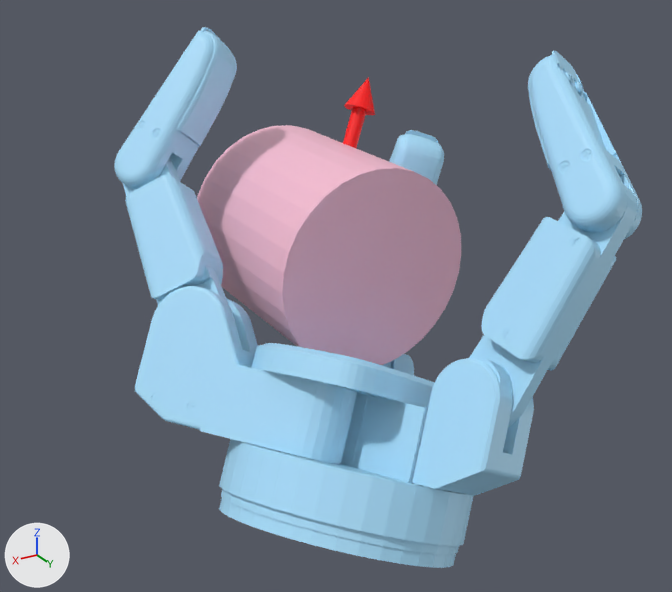
The glTF model static/assets/cond/Barrett/contactdb+cylinder_medium/8.glb as it was, and as the next commit left it.
Both versions are drawn from a 50 mm camera at (0.18, 0.311, 0.13) aimed at (0.01, 0.027, -0.012). Arrows for +X, +Y and +Z are at lower left; the lights stay in place. Where no turn or scale is listed for an object, it has been applied to the vertices. Vertices at the same position are counted once.

The older version as bpy lines, for what is in view:
```python
me_cylinder_medium_stl = bpy.data.meshes.new('cylinder_medium.stl')
me_cylinder_medium_stl.from_pydata(...)  # a 32-sided cylinder along y spanning x -0.04..0.04, y -0.04..0.04, z -0.04..0.04
me_cylinder_medium_stl.materials.append(mat_defaultmaterial)
me_geometry_1 = bpy.data.meshes.new('geometry_1')
me_geometry_1.from_pydata(...)  # 8696 vertices, 17330 faces; spans x -0.081..0.092, y -0.047..0.126, z -0.102..0.084
me_geometry_1.materials.append(mat_defaultmaterial_001)
me_geometry_2 = bpy.data.meshes.new('geometry_2')
me_geometry_2.from_pydata(...)  # 75 vertices, 144 faces; spans x -0.03..0.0027, y -0.0175..0.0029, z -0.0014..0.0617
me_geometry_2.materials.append(mat_defaultmaterial_002)
ob_cylinder_medium_stl = bpy.data.objects.new('cylinder_medium.stl', me_cylinder_medium_stl)
ob_cylinder_medium_stl.location = (0.0, 0.0, 0.0)
ob_geometry_1 = bpy.data.objects.new('geometry_1', me_geometry_1)
ob_geometry_1.location = (0.0, 0.0, 0.0)
ob_geometry_2 = bpy.data.objects.new('geometry_2', me_geometry_2)
ob_geometry_2.location = (0.0, 0.0, 0.0)
```
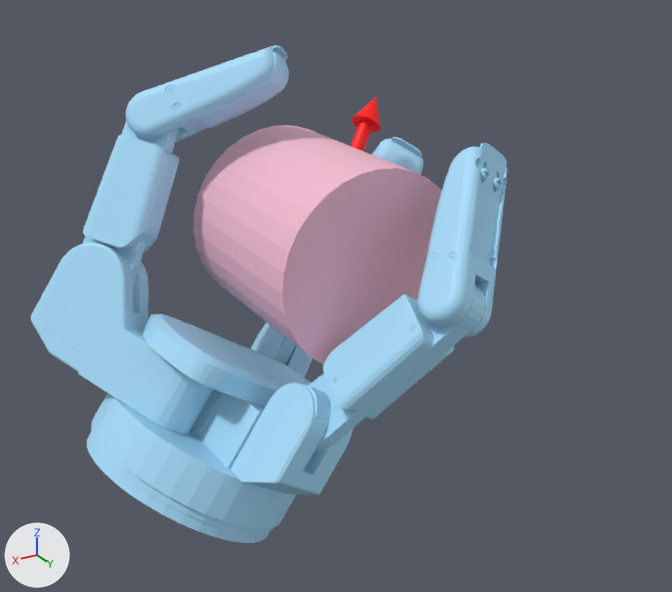
Where the change shows, as pixel boxes (x1, y1, x2, y2) in the pictures (672 x 592 px; the box of a moved part takes in the faces that stretch with it):
'geometry_1', reshaped (10% narrower, 8% shorter)
    before: (114, 27, 642, 568)
    after: (31, 45, 508, 543)
'geometry_2', reshaped
    before: (343, 77, 375, 148)
    after: (351, 97, 381, 151)
part 1 of me_geometry_1, moved or reshaped
    before: (219, 343, 474, 568)
    after: (87, 314, 311, 543)
part 2 of me_geometry_1, moved or reshaped
    before: (412, 358, 534, 496)
    after: (230, 383, 352, 495)
part 3 of me_geometry_1, moved or reshaped
    before: (469, 185, 638, 427)
    after: (304, 285, 486, 452)
part 4 of me_geometry_1, moved or reshaped
    before: (528, 51, 642, 239)
    after: (418, 143, 508, 338)
part 5 of me_geometry_1, moved or reshaped
    before: (391, 354, 414, 375)
    after: (251, 322, 313, 378)
part 6 of me_geometry_1, moved or reshaped
    before: (382, 362, 391, 368)
    after: (275, 337, 295, 365)
part 7 of me_geometry_1, moved or reshaped
    before: (389, 130, 444, 185)
    after: (371, 137, 423, 174)
part 8 of me_geometry_1, moved or reshaped
    before: (135, 286, 357, 464)
    after: (31, 243, 213, 434)
part 9 of me_geometry_1, moved or reshaped
    before: (123, 158, 229, 305)
    after: (82, 121, 179, 287)
part 10 of me_geometry_1, moved or reshaped
    before: (114, 27, 237, 189)
    after: (126, 45, 289, 142)

The edits, one by one:
me_geometry_1 has 8696 vertices, 17330 faces and spans x -0.081..0.092, y -0.047..0.126, z -0.102..0.084.
me_geometry_1 is used by ob_geometry_1; location (0.0, 0.0, 0.0).
me_geometry_1 part 1: the loose piece of 347 vertices spanning x -0.025..0.078, y 0.026..0.118, z -0.102..-0.006 is multiplied about its middle by the matrix ((0.965, 0.252, -0.072), (-0.23, 0.946, 0.228), (0.126, -0.204, 0.971)), then moved by (0.025, -0.072, -0.019).
me_geometry_1 part 2: the loose piece of 211 vertices spanning x -0.015..0.028, y 0.091..0.126, z -0.057..-0.007 is multiplied about its middle by the matrix ((0.965, 0.252, -0.072), (-0.23, 0.946, 0.228), (0.126, -0.204, 0.971)), then moved by (0.033, -0.065, -0.029).
me_geometry_1 part 3: the loose piece of 449 vertices spanning x -0.048..0.012, y 0.093..0.121, z -0.034..0.048 is multiplied about its middle by the matrix ((0.953, 0.295, -0.067), (-0.264, 0.919, 0.292), (0.147, -0.261, 0.954)), then moved by (0.031, -0.048, -0.034).
me_geometry_1 part 4: the loose piece of 1647 vertices spanning x -0.062..-0.025, y 0.066..0.122, z 0.026..0.082 is multiplied about its middle by the matrix ((0.949, 0.31, -0.064), (-0.275, 0.909, 0.314), (0.155, -0.281, 0.947)), then moved by (0.025, -0.025, -0.036).
me_geometry_1 part 5: the loose piece of 925 vertices spanning x -0.037..0.019, y -0.006..0.077, z -0.097..-0.041 is multiplied about its middle by the matrix ((0.975, 0.204, -0.085), (-0.176, 0.95, 0.259), (0.133, -0.237, 0.962)), then moved by (0.019, -0.066, -0.014).
me_geometry_1 part 6: the loose piece of 449 vertices spanning x -0.065..-0.004, y -0.046..0.025, z -0.077..-0.016 is multiplied about its middle by the matrix ((0.947, 0.299, 0.114), (-0.317, 0.819, 0.478), (0.05, -0.489, 0.871)), then moved by (0.01, -0.045, -0.002).
me_geometry_1 part 7: the loose piece of 1647 vertices spanning x -0.081..-0.041, y -0.047..-0.02, z -0.038..0.031 is multiplied about its middle by the matrix ((0.951, 0.294, 0.097), (-0.304, 0.833, 0.462), (0.055, -0.469, 0.881)), then moved by (0.009, -0.012, 0.002).
me_geometry_1 part 8: the loose piece of 925 vertices spanning x 0.028..0.092, y 0.004..0.086, z -0.054..0.003 is multiplied about its middle by the matrix ((0.99, 0.055, -0.132), (-0.006, 0.938, 0.346), (0.143, -0.341, 0.929)), then moved by (0.019, -0.067, -0.006).
me_geometry_1 part 9: the loose piece of 449 vertices spanning x 0.048..0.079, y -0.037..0.037, z -0.03..0.043 is multiplied about its middle by the matrix ((0.903, 0.332, -0.273), (-0.107, 0.789, 0.604), (0.416, -0.517, 0.748)), then moved by (0.003, -0.044, 0.007).
me_geometry_1 part 10: the loose piece of 1647 vertices spanning x 0.021..0.075, y -0.04..-0.015, z 0.02..0.084 is multiplied about its middle by the matrix ((0.912, 0.313, -0.267), (-0.103, 0.802, 0.588), (0.398, -0.509, 0.763)), then moved by (-0.017, -0.01, 0.004).
me_geometry_2 has 75 vertices, 144 faces and spans x -0.03..0.0027, y -0.0175..0.0029, z -0.0014..0.0617.
me_geometry_2 is used by ob_geometry_2; location (0.0, 0.0, 0.0).
me_geometry_2 part 11: the whole mesh is multiplied about the mesh origin by the matrix ((0.982, 0.075, -0.173), (-0.116, 0.963, -0.244), (0.148, 0.26, 0.954)).
